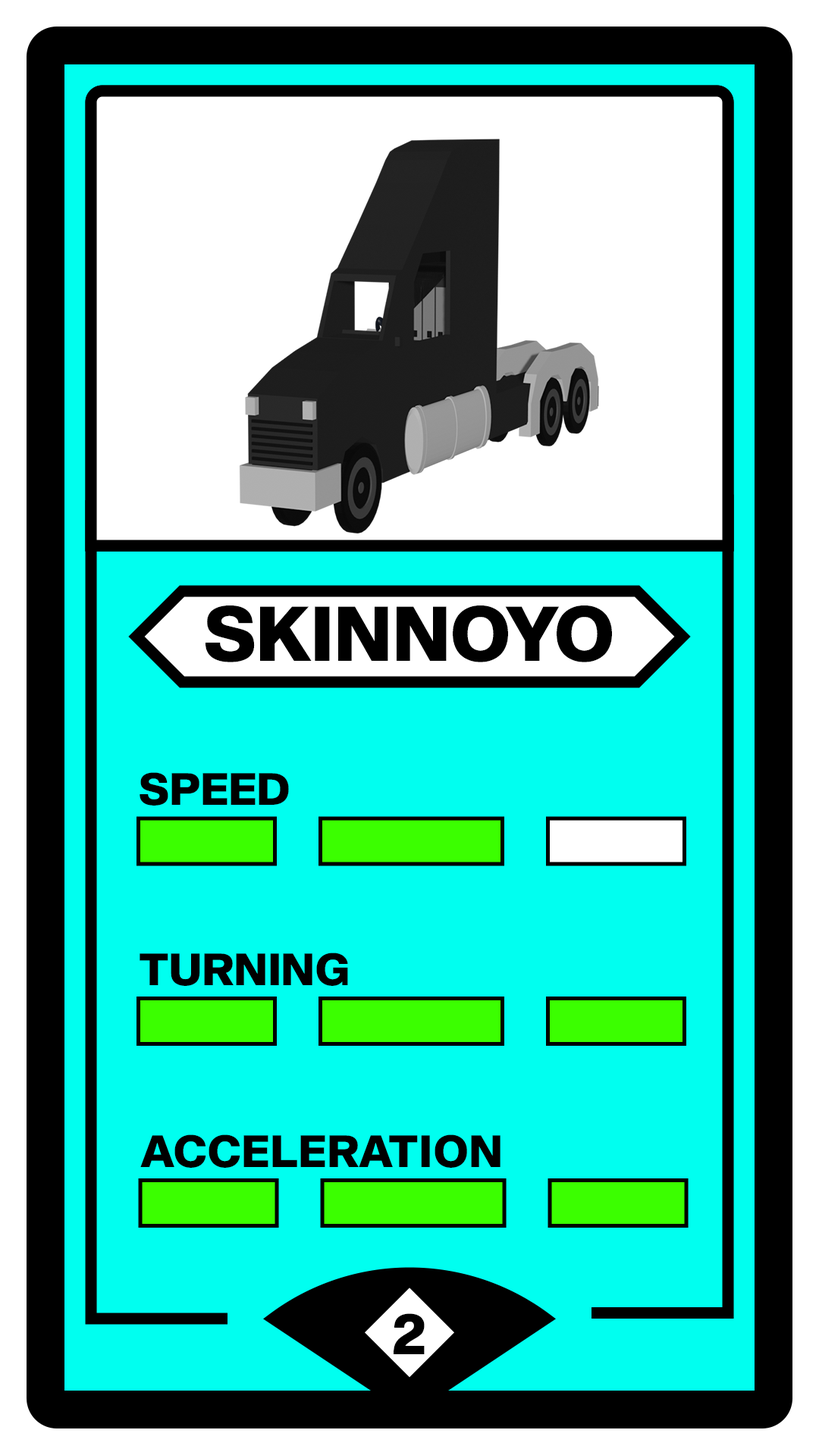
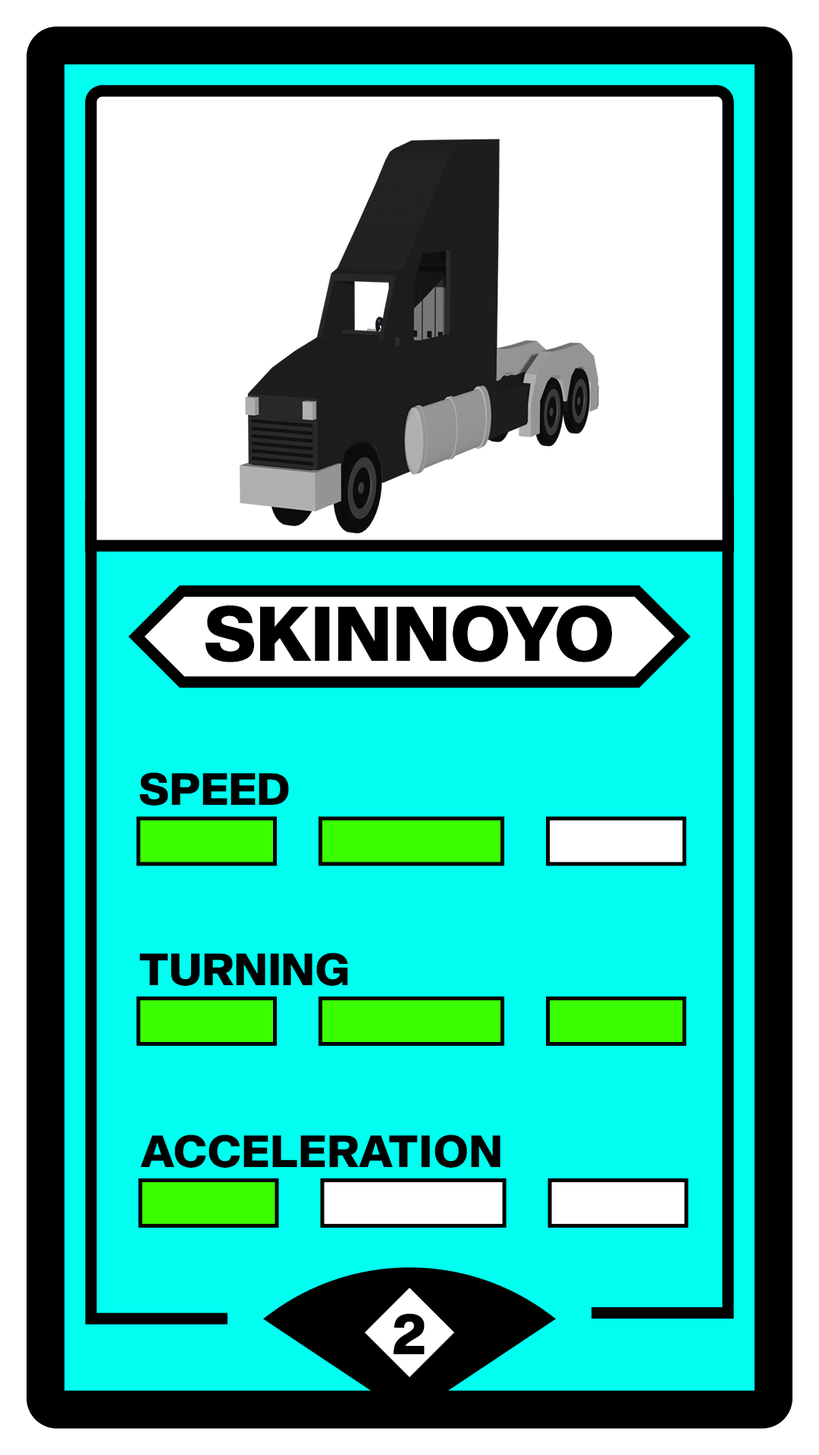
Before/after of a 819x1455 layered artwork. What changed in the layer stack:
painted on "Level 3" (1st of 3, in "Acceleration") over <box>551,1182,685,1225</box>
painted on "Level 2" (1st of 3, in "Acceleration") over <box>323,1182,503,1225</box>
